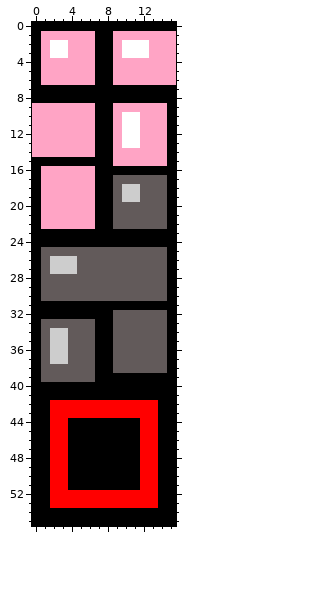
Two states of a pixel-art sprite, graphics/pokenav/region_map/fly_target_icons.png. Above is the file before it was changed.
The file is 16x56 pixels.
After:
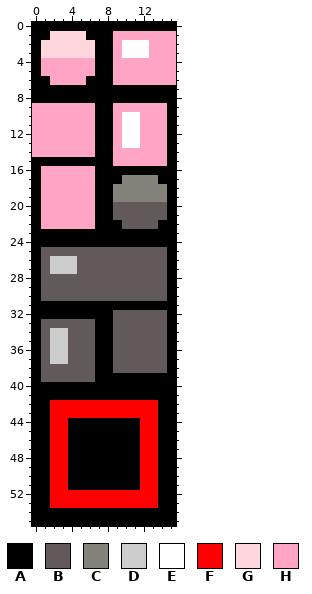
Palette (. is transparent): A #000000  B #625a5a  C #83837b  D #cdcdcd  E #ffffff  F #ff0000  G #ffd5de  H #ffa4c5
Edits made:
Changed rows in their new state; - is an unchanged pixel.
first column x 1:
 1 AGGGGA
 2 GGGGGG
 3 GGGGGG
 6 A----A
first column x 9:
17 ACCCCA
18 CCCCCC
19 CCCCCC
22 A----A
Where, in picture pixels (left, top, right, bottom), the same in both pictures:
changed: (41, 31, 95, 85)
changed: (113, 175, 167, 229)
